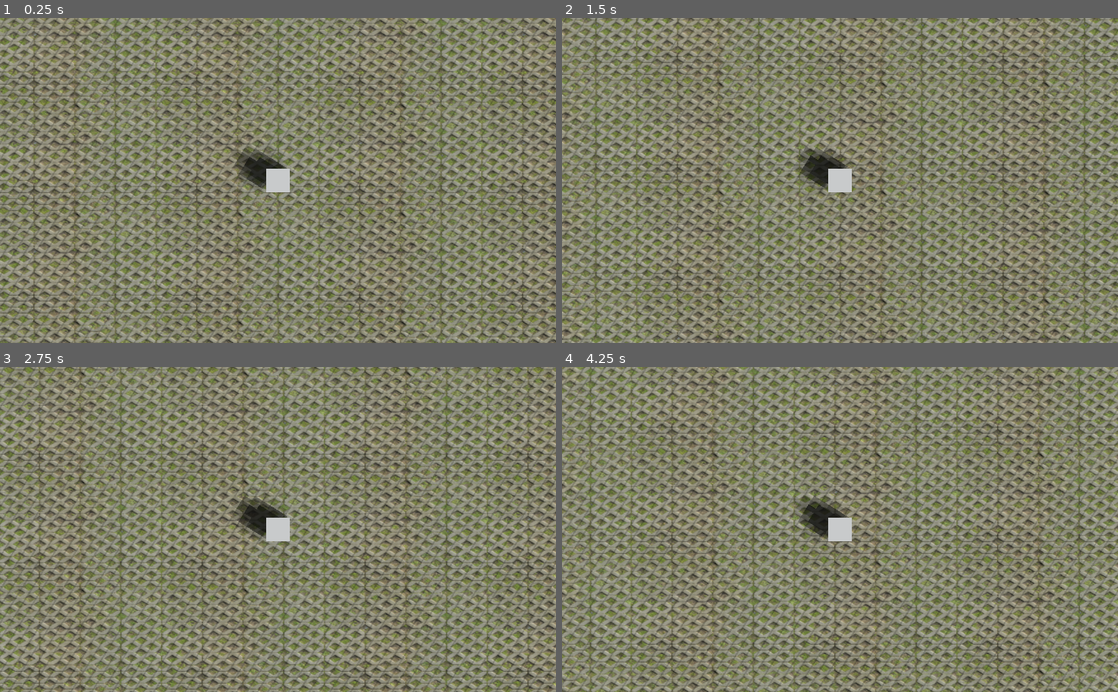
Above: before the commit, frames 1-4 (two rows, left to right).
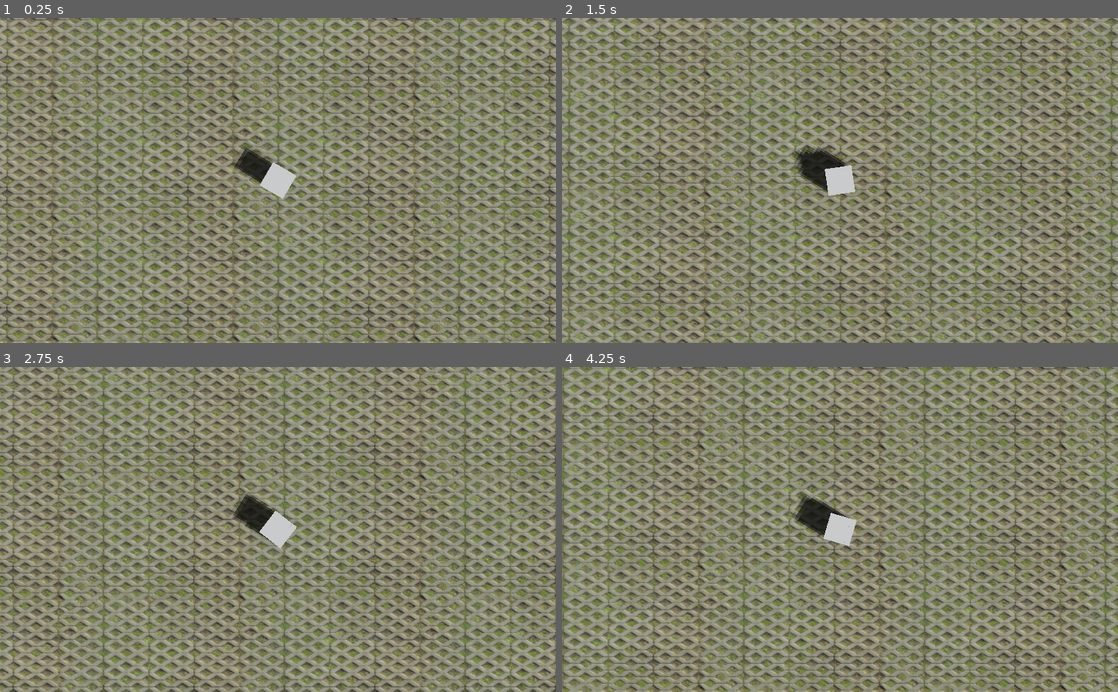
Above: after the commit, the same moments.

Repository: creikey/indigo
Game: Godot game, scene res://Main.tscn
Same seed, same stepped clock (60 frames per second), same inputs: the game is played once before the commit and once after it.
Inputs (mouse positions are in pixels of both pictures, inside the frame that each line leads up to):
- Up to frame 1 (0.25 s): no input
- Up to frame 2 (1.5 s): tap Enter at 0.5 s; move the mouse to (962, 164) at 0.52 s; press the mouse at (962, 164) at 0.53 s; hold D (g_right) 0.53-1.28 s; move the mouse to (728, 196) at 1.27 s; release the mouse at (728, 196) at 1.28 s; hold S (g_backward) from 1.28 s (still down); click (728, 196) at 1.35 s
- Up to frame 3 (2.75 s): move the mouse to (333, 458) at 2.02 s; release S (g_backward) at 2.03 s; press the mouse at (333, 458) at 2.03 s; hold D (g_right) from 2.03 s (still down)
- Up to frame 4 (4.25 s): move the mouse to (812, 594) at 2.77 s; release D (g_right) at 2.78 s; release the mouse at (812, 594) at 2.78 s; hold W (g_forward) 2.78-3.53 s; click (812, 594) at 2.85 s; move the mouse to (1006, 578) at 3.52 s; press the mouse at (1006, 578) at 3.53 s; hold A (g_left) from 3.53 s (still down)

The runs differ from the first frame. In frame 1, 62% of the frame differs, in the area x 0-100%, y 0-100%; in frame 2, 62%; in frame 3, 62%; in frame 4, 62%.

Commit message:
Fix camera rotation and add gun node

Diff:
--- a/src/Main.tscn
+++ b/src/Main.tscn
@@ -1,7 +1,9 @@
-[gd_scene load_steps=7 format=2]
+[gd_scene load_steps=9 format=2]
 
 [ext_resource path="res://resources/debug-floor/debug_floor.material" type="Material" id=1]
 [ext_resource path="res://nodes/player/Player.tscn" type="PackedScene" id=2]
+[ext_resource path="res://nodes/game-camera/GameCamera.tscn" type="PackedScene" id=3]
+[ext_resource path="res://nodes/game-camera/GameCamera.gd" type="Script" id=4]
 
 [sub_resource type="CubeMesh" id=1]
 size = Vector3( 100, 2, 100 )
@@ -34,9 +36,14 @@
 
 [node name="Player" parent="." instance=ExtResource( 2 )]
 
+[node name="GameCamera" parent="." instance=ExtResource( 3 )]
+transform = Transform( 1, 0, 0, 0, -1.62921e-07, 1, 0, -1, -1.62921e-07, 0, 19.174, 0 )
+script = ExtResource( 4 )
+player_path = NodePath("../Player")
+
 [node name="DirectionalLight" type="DirectionalLight" parent="."]
 transform = Transform( 0.52986, -0.491075, 0.691443, 0, 0.8153, 0.579039, -0.848085, -0.30681, 0.431995, 0, 8.89823, 0 )
 shadow_enabled = true
 
 [node name="WorldEnvironment" type="WorldEnvironment" parent="."]
-environment = SubResource( 6 )
+environment = SubResource( 4 )
--- /dev/null
+++ b/src/nodes/game-camera/GameCamera.gd
@@ -0,0 +1,9 @@
+extends Camera
+
+export (NodePath) var player_path
+
+onready var player: Spatial = get_node(player_path)
+
+func _process(delta):
+	global_transform.origin.x = player.global_transform.origin.x
+	global_transform.origin.z = player.global_transform.origin.z
--- /dev/null
+++ b/src/nodes/game-camera/GameCamera.tscn
@@ -0,0 +1,4 @@
+[gd_scene format=2]
+
+[node name="GameCamera" type="Camera"]
+current = true
--- /dev/null
+++ b/src/nodes/gun/Gun.gd
@@ -0,0 +1,20 @@
+extends Spatial
+
+export (int, LAYERS_3D_PHYSICS) var raycast_mask = 1
+export (NodePath) var to_exclude_path
+
+onready var to_exclude: PhysicsBody = get_node(to_exclude_path)
+
+func _ready():
+	$BulletRayCast.add_exception(to_exclude)
+	$BulletRayCast.collision_mask = raycast_mask
+
+func _input(event):
+	if event.is_action_pressed("g_fire"):
+		$FireTimer.start()
+		$GunshotPlayer.play()
+		$BulletRayCast.enabled =true
+
+
+func _on_FireTimer_timeout():
+	$BulletRayCast.enabled = false
--- /dev/null
+++ b/src/nodes/gun/Gun.tscn
@@ -0,0 +1,20 @@
+[gd_scene load_steps=3 format=2]
+
+[ext_resource path="res://nodes/gun/Gun.gd" type="Script" id=1]
+[ext_resource path="res://nodes/gun/gunshot.wav" type="AudioStream" id=2]
+
+[node name="Gun" type="Spatial"]
+script = ExtResource( 1 )
+
+[node name="FireTimer" type="Timer" parent="."]
+process_mode = 0
+wait_time = 0.15
+one_shot = true
+
+[node name="BulletRayCast" type="RayCast" parent="."]
+exclude_parent = false
+cast_to = Vector3( 100, 0, 0 )
+
+[node name="GunshotPlayer" type="AudioStreamPlayer" parent="."]
+stream = ExtResource( 2 )
+[connection signal="timeout" from="FireTimer" to="." method="_on_FireTimer_timeout"]
--- a/src/nodes/player/Player.gd
+++ b/src/nodes/player/Player.gd
@@ -13,6 +13,8 @@
 		float(Input.is_action_pressed("g_right")) -\
 		float(Input.is_action_pressed("g_left"))
 
+	rotation.y = -(get_viewport().size/2.0).angle_to_point(get_viewport().get_mouse_position()) + PI
+
 	vel += accel*delta
 
 	vel.x = left_right*10.0
--- a/src/nodes/player/Player.tscn
+++ b/src/nodes/player/Player.tscn
@@ -1,6 +1,7 @@
-[gd_scene load_steps=4 format=2]
+[gd_scene load_steps=5 format=2]
 
 [ext_resource path="res://nodes/player/Player.gd" type="Script" id=1]
+[ext_resource path="res://nodes/gun/Gun.tscn" type="PackedScene" id=3]
 
 [sub_resource type="CubeMesh" id=1]
 
@@ -17,5 +18,5 @@
 [node name="CollisionShape" type="CollisionShape" parent="."]
 shape = SubResource( 2 )
 
-[node name="Camera" type="Camera" parent="."]
-transform = Transform( 1, 0, 0, 0, -1.62921e-07, 1, 0, -1, -1.62921e-07, 0, 20.3953, 0 )
+[node name="Gun" parent="." instance=ExtResource( 3 )]
+to_exclude_path = NodePath("..")
--- a/src/project.godot
+++ b/src/project.godot
@@ -45,6 +45,11 @@
 , Object(InputEventKey,"resource_local_to_scene":false,"resource_name":"","device":0,"alt":false,"shift":false,"control":false,"meta":false,"command":false,"pressed":false,"scancode":16777233,"unicode":0,"echo":false,"script":null)
  ]
 }
+g_fire={
+"deadzone": 0.5,
+"events": [ Object(InputEventMouseButton,"resource_local_to_scene":false,"resource_name":"","device":0,"alt":false,"shift":false,"control":false,"meta":false,"command":false,"button_mask":0,"position":Vector2( 0, 0 ),"global_position":Vector2( 0, 0 ),"factor":1.0,"button_index":1,"pressed":false,"doubleclick":false,"script":null)
+ ]
+}
 
 [rendering]
 
Not shown: 1 places in src/Main.tscn that only renumber resources
Not shown, added: src/nodes/gun/gunshot.wav.import
Not shown, added: src/nodes/gun/gunshot.wav
